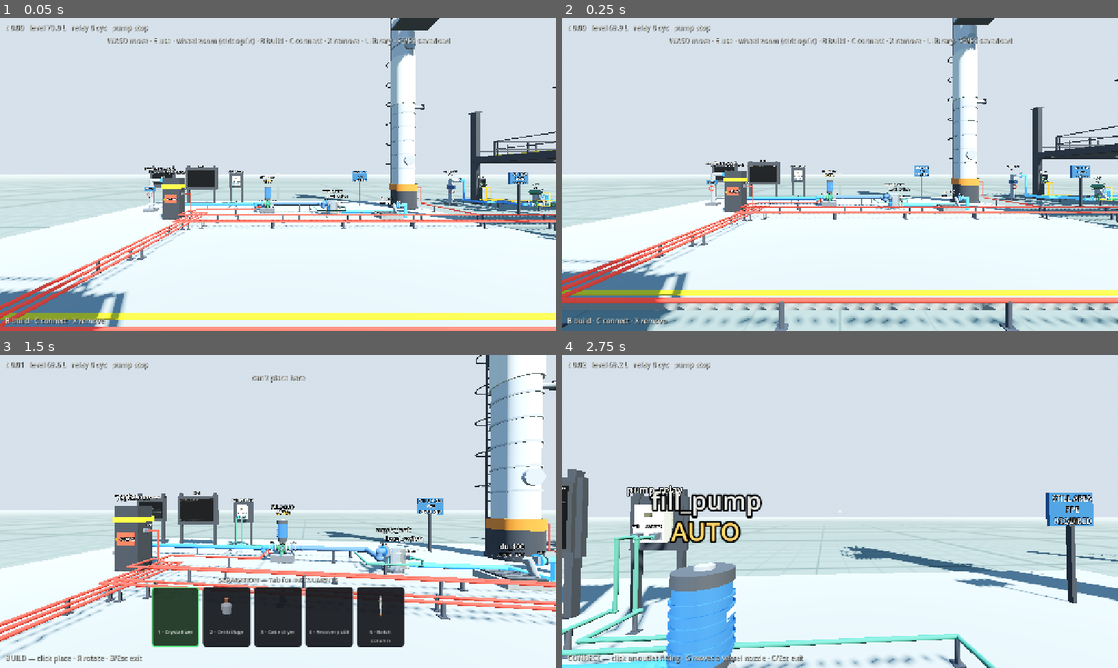
Above: before the commit, frames 1-4 (two rows, left to right).
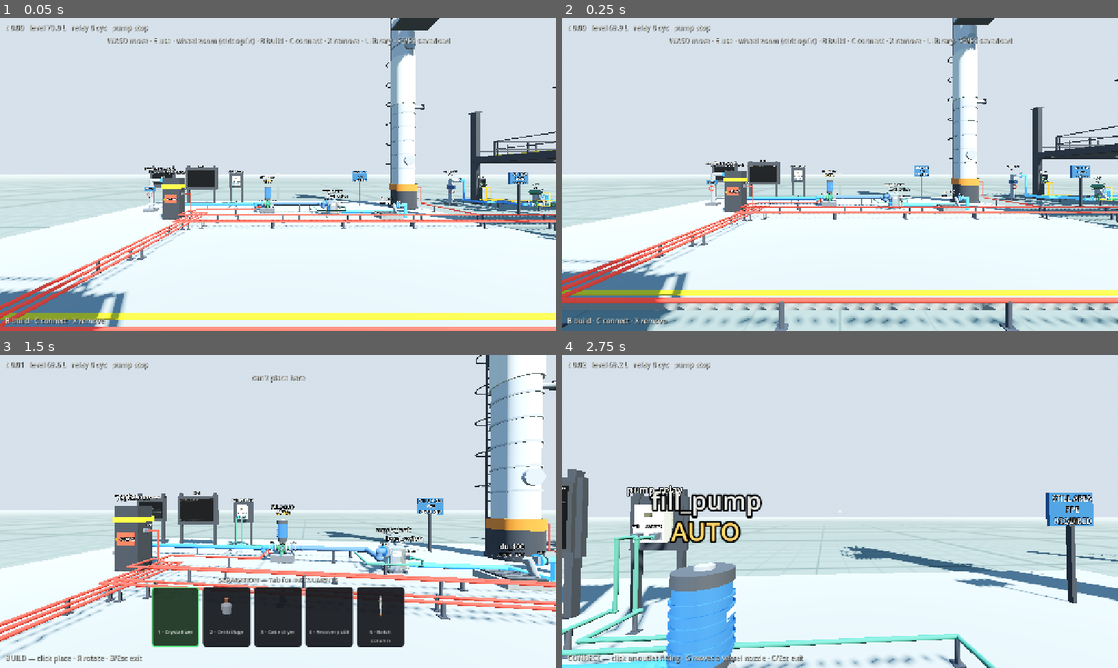
Above: after the commit, the same moments.

Repository: whharris917/flowstate
Game: Godot game, scene res://world/sandbox.tscn
Same seed, same stepped clock (60 frames per second), same inputs: the game is played once before the commit and once after it. Sound files missing from this copy of the repository are replaced by a short silence.
Inputs (mouse positions are in pixels of both pictures, inside the frame that each line leads up to):
- Up to frame 1 (0.05 s): no input
- Up to frame 2 (0.25 s): no input
- Up to frame 3 (1.5 s): move the mouse to (305, 511) at 0.52 s; hold B (build_mode) 0.53-1.28 s; hold W (move_forward) from 0.53 s (still down); click (305, 511) at 0.67 s; move the mouse to (250, 511) at 1.27 s; tap Tab (catalog_page) at 1.35 s
- Up to frame 4 (2.75 s): keep holding W (move_forward); move the mouse to (851, 505) at 2.02 s; hold C (connect_mode) from 2.03 s (still down)

The runs differ from the first frame. In frame 1, less than 0.1% of the frame differs, in the area x 56-61%, y 56-63%; in frame 2, less than 0.1%; in frame 3, less than 0.1%, in the area x 65-74%, y 57-70%; in frame 4, nothing differs.

Commit message:
Tanks: a dished roof, a bolted manway with its davit, a vent, a nameplate, anchor lugs
Second asset of the detail pass (director, 2026-09-04). Everything
sits above the shell or on the base ring, where no nozzle and no
mounted instrument lands, so every route and every switch stays where
it was. The manway scales with the vessel and only the larger vessels
carry a davit.

Co-Authored-By: Claude Fable 5.1 <noreply@anthropic.com>
Claude-Session: https://claude.ai/code/session_01XNsUw6gXYBojMXgi1KPmQA

Diff:
--- a/game/components/tank_view.gd
+++ b/game/components/tank_view.gd
@@ -51,6 +51,43 @@
 	ViewUtil.cylinder(_built, r + 0.04, 0.06, Vector3(0, h - 0.02, 0), shell_mat)
 	ViewUtil.cylinder(_built, r + 0.04, 0.08, Vector3(0, 0.04, 0),
 		ViewUtil.flat(Color(0.34, 0.35, 0.37)))
+	# Vessel furniture, all above the shell or on the base ring where no
+	# nozzle or mounted instrument lands: a shallow dished roof, a bolted
+	# manway with its davit, a vent stub, a nameplate, anchor lugs.
+	var steel := ViewUtil.flat(Color(0.55, 0.57, 0.60))
+	var dark := ViewUtil.flat(Color(0.22, 0.23, 0.25))
+	var roof := MeshInstance3D.new()
+	var roof_mesh := CylinderMesh.new()
+	roof_mesh.bottom_radius = r
+	roof_mesh.top_radius = maxf(r * 0.15, 0.03)
+	roof_mesh.height = clampf(r * 0.22, 0.04, 0.16)
+	roof.mesh = roof_mesh
+	roof.material_override = shell_mat
+	roof.position = Vector3(0, h + roof_mesh.height / 2.0, 0)
+	_built.add_child(roof)
+	var mr := clampf(r * 0.35, 0.08, 0.25)
+	var mw := Vector3(r * 0.45, h + roof_mesh.height * 0.8, 0)
+	ViewUtil.cylinder(_built, mr, 0.05, mw + Vector3(0, 0.025, 0), shell_mat)
+	ViewUtil.cylinder(_built, mr * 1.2, 0.03, mw + Vector3(0, 0.06, 0), steel)
+	for i in 12:
+		var a := TAU / 12.0 * i
+		ViewUtil.cylinder(_built, mr * 0.07, 0.03, mw + Vector3(cos(a) * mr * 1.1, 0.085, sin(a) * mr * 1.1), dark)
+	if r > 0.35:
+		ViewUtil.box(_built, Vector3(0.05, 0.6, 0.05), mw + Vector3(mr * 1.5, 0.25, 0), dark)
+		ViewUtil.box(_built, Vector3(mr * 1.6, 0.04, 0.04), mw + Vector3(mr * 0.7, 0.55, 0), dark)
+	var vent := ViewUtil.cylinder(_built, 0.035, 0.28, Vector3(-r * 0.45, h + roof_mesh.height * 0.6 + 0.14, 0), steel)
+	vent.name = "vent"
+	ViewUtil.cylinder(_built, 0.07, 0.02, Vector3(-r * 0.45, h + roof_mesh.height * 0.6 + 0.29, 0), dark)
+	var plate_dir := Vector3(0, 0, 1)
+	var plate := ViewUtil.box(_built, Vector3(0.20, 0.13, 0.006), Vector3.ZERO, ViewUtil.flat(Color(0.93, 0.93, 0.90)))
+	plate.position = plate_dir * (r + 0.004) + Vector3(0, h * 0.78, 0)
+	plate.basis = Basis.looking_at(plate_dir, Vector3.UP)
+	for i in 4:
+		var a := TAU / 4.0 * i + TAU / 8.0
+		var lug := ViewUtil.box(_built, Vector3(0.10, 0.07, 0.06), Vector3.ZERO, dark)
+		lug.position = Vector3(cos(a) * (r + 0.07), 0.035, sin(a) * (r + 0.07))
+		lug.basis = Basis.looking_at(Vector3(cos(a), 0, sin(a)), Vector3.UP)
+		ViewUtil.cylinder(_built, 0.012, 0.05, Vector3(cos(a) * (r + 0.07), 0.085, sin(a) * (r + 0.07)), steel)
 
 	# Three sight glasses at 120°: frame, glass, and a liquid column
 	# driven by the real level each frame.
